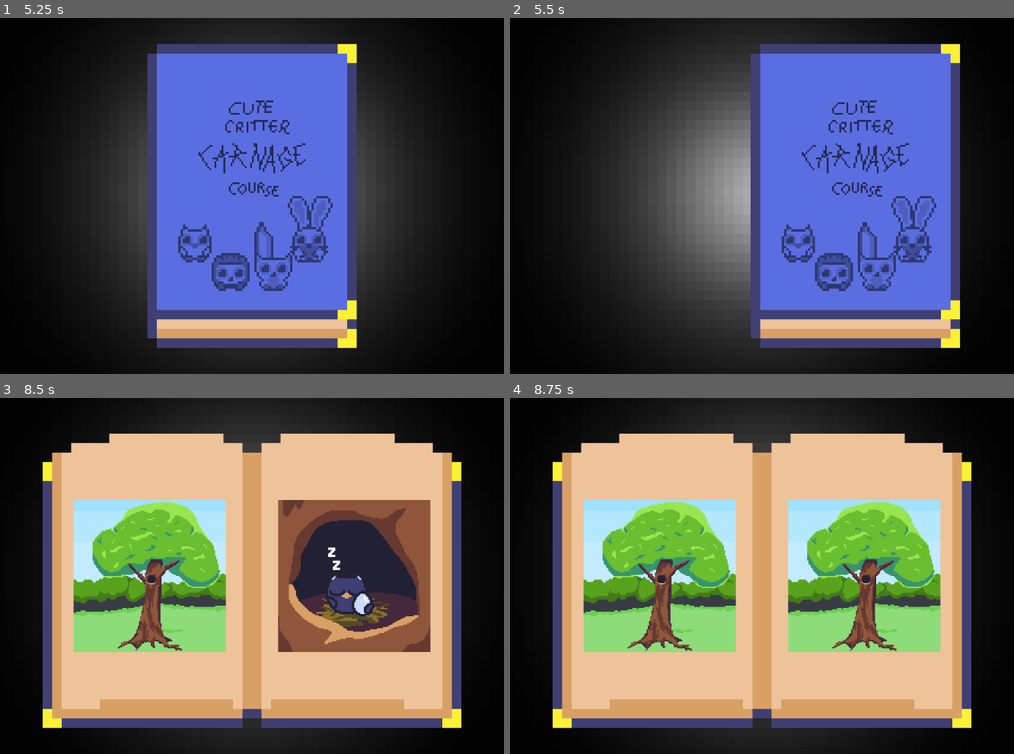
Above: before the commit, frames 1-4 (two rows, left to right).
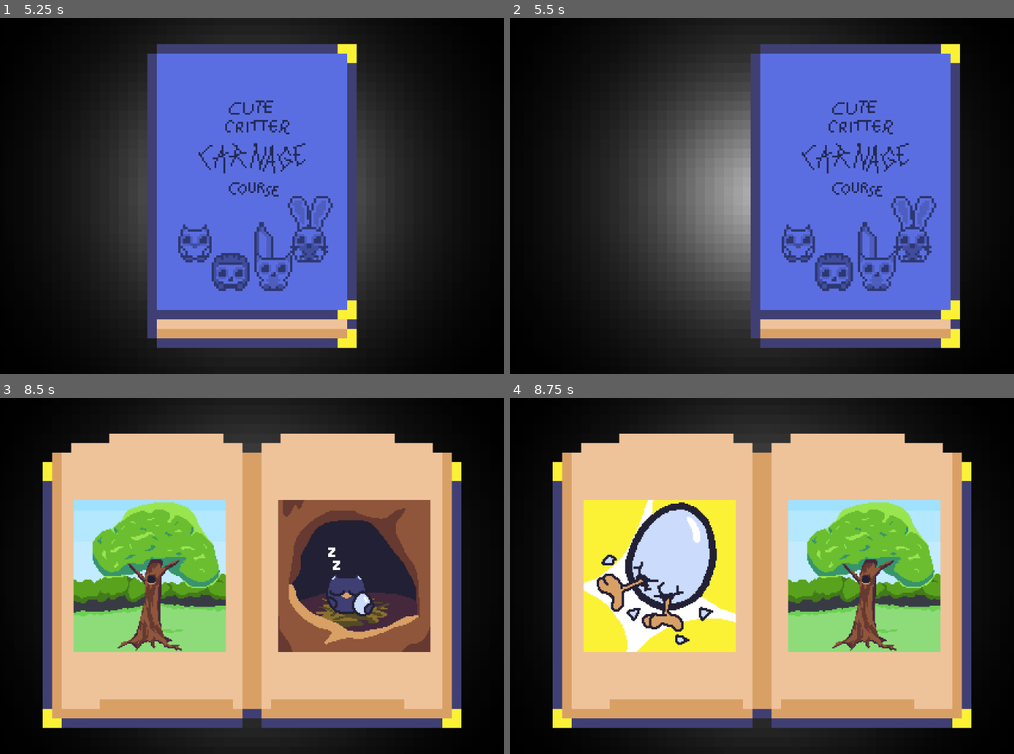
Above: after the commit, the same moments.

Repository: atka66/cccc
Game: Godot game, scene res://menu/Splash.tscn
The game is run twice, just before and just after one commit, with the same random seed, the same clock (stepped at 60 frames per second) and the same inputs. Sound files missing from this copy of the repository are replaced by a short silence.
Inputs:
- Up to frame 1 (5.25 s): hold D (right_1) 0.53-2.03 s; tap S (dash_1) at 0.6, 5.1 s; tap W (jump_1) at 0.77, 1.52, 3.02, 3.77, 4.52 s; tap Down (dash_2) at 1.35 s; tap Enter at 2 s; hold A (left_1) 2.03-2.78 s; tap X (death_1) at 2.1 s; tap R (reset) at 2.75, 4.25, 5 s; hold D (right_1) 2.78-4.28 s; tap L (death_2) at 2.85 s; tap Left (left_2) at 3.6 s; hold A (left_1) 4.28-5.03 s; tap Right (right_2) at 4.35 s; hold D (right_1) from 5.03 s (still down)
- Up to frame 2 (5.5 s): keep holding D (right_1)
- Up to frame 3 (8.5 s): release D (right_1) at 5.78 s; hold A (left_1) 5.78-7.28 s; tap Down (dash_2) at 5.85 s; tap W (jump_1) at 6.02, 6.77, 7.52 s; tap R (reset) at 6.5, 7.25 s; tap X (death_1) at 6.6 s; hold D (right_1) from 7.28 s (still down); tap L (death_2) at 7.35 s; tap Left (left_2) at 8.1 s
- Up to frame 4 (8.75 s): keep holding D (right_1)

Frames 1-3 are identical in both runs. In frame 4, 13% of the frame differs, in the area x 14-45%, y 28-72%.

Commit message:
more story

Diff:
--- a/Res.gd
+++ b/Res.gd
@@ -28,9 +28,9 @@
 	{"chapter": 1, "name":"cliff hanger", "path":"res://maps/Map14.tscn"},
 ]
 
-const PreChapters = [
+const PreSlides = [
 	{ "leftImage": preload("res://sprites/story/pre_1.png"),"rightImage": preload("res://sprites/story/pre_2.png") },
-	{ "leftImage": preload("res://sprites/story/pre_1.png"),"rightImage": preload("res://sprites/story/pre_1.png") }
+	{ "leftImage": preload("res://sprites/story/pre_3.png"),"rightImage": preload("res://sprites/story/pre_1.png") }
 ]
 const Chapters = [
 	{
--- a/menu/Story.gd
+++ b/menu/Story.gd
@@ -36,8 +36,8 @@
 
 func updateImages():
 	if page < 0:
-		$Book/Opened/BookLeftSprite/StoryLeft.texture = Res.PreChapters[page + len(Res.PreChapters)].leftImage
-		$Book/Opened/BookRightSprite/StoryRight.texture = Res.PreChapters[page + len(Res.PreChapters)].rightImage
+		$Book/Opened/BookLeftSprite/StoryLeft.texture = Res.PreSlides[page + len(Res.PreSlides)].leftImage
+		$Book/Opened/BookRightSprite/StoryRight.texture = Res.PreSlides[page + len(Res.PreSlides)].rightImage
 	else:
 		$Book/Opened/BookLeftSprite/ChapterLabel.set_text(Res.Chapters[page].title)
 		$Book/Opened/BookLeftSprite/StoryLeft.texture = Res.Chapters[page].leftImage
Binary file added: sprites/story/pre_3.png
Not shown, added: sprites/story/pre_3.png.import
Not shown, added: sprites/story/tmp_egg.png.import
Not shown, added: sprites/story/tmp_home.png.import
Not shown, added: sprites/story/tmp_owl.png.import
